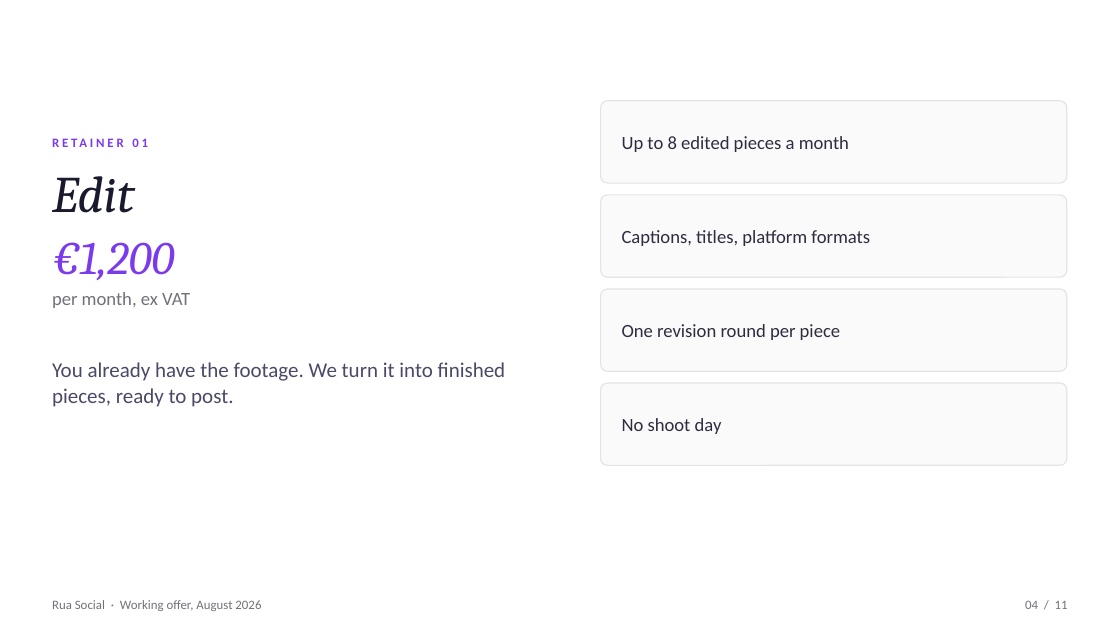
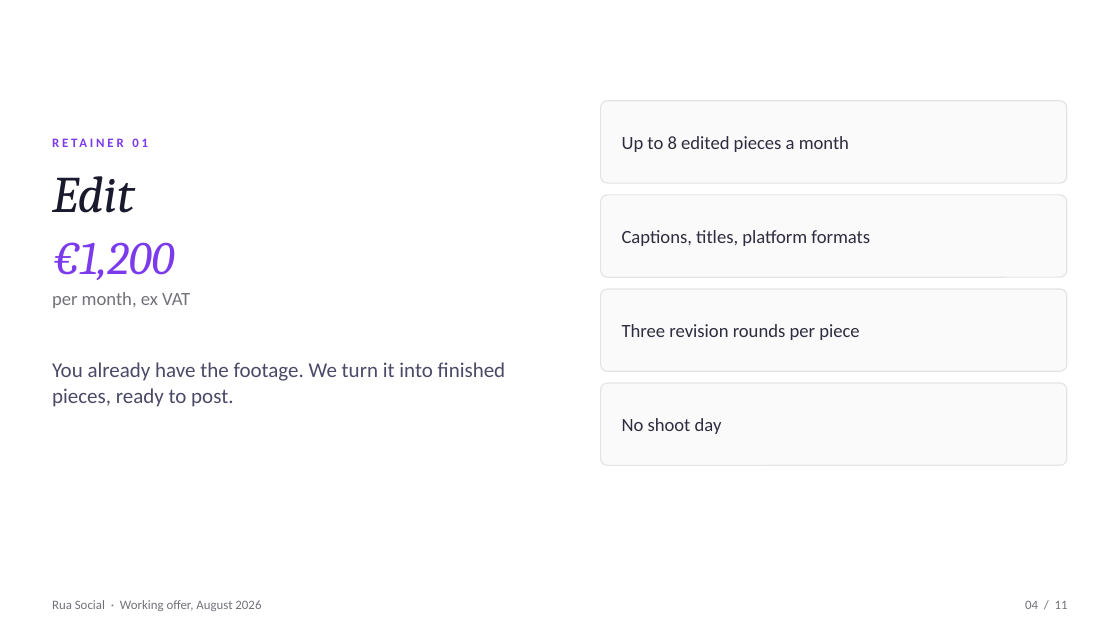
Before and after one commit to Rua-Social/Rua, a slide deck: slide 4 of 20-studio/sales/ways-to-work-present.pptx. Drawn at 1120x630 pixels with LibreOffice and Linux fonts; fonts in the diff are those of the drawing. Boxes give left, top, right and bottom in pixels: in the first picture for what was removed or moved away, otherwise in the second. Text is boxed around its words. In the diff, an @@ line names an element or a change of style, - is before the commit and + after.

Commit message:
Move the offer to three amend rounds. Reprint the card and the Ecoplex pack so they match.

```diff
--- a/20-studio/sales/ways-to-work-present.pptx
+++ b/20-studio/sales/ways-to-work-present.pptx
@@ text at (622, 324, 859, 340): text changed @@
-One revision round per piece
+Three revision rounds per piece
```
Also in this commit, not shown: 3 other slides changed, 9 other files.
